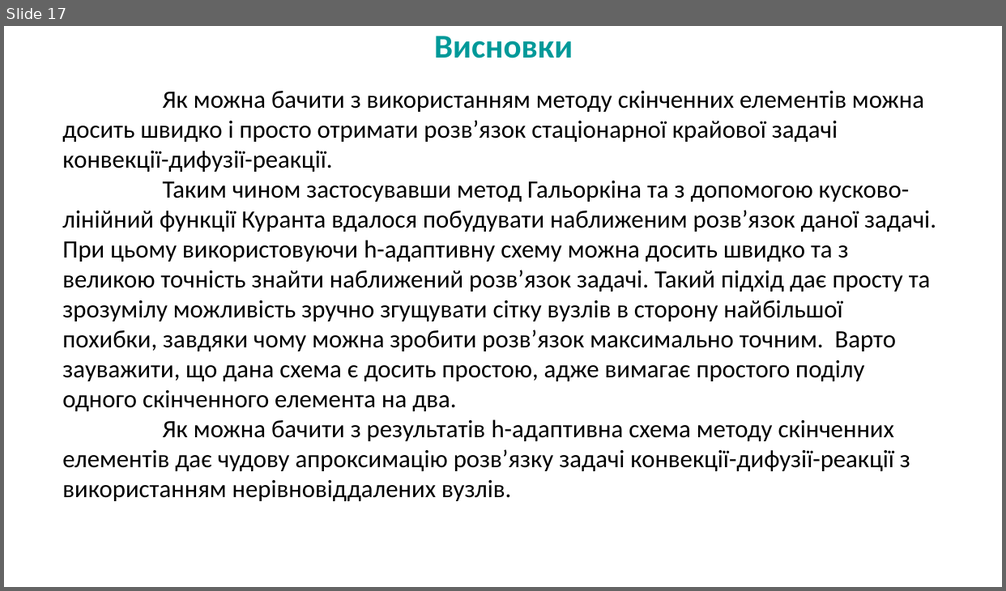
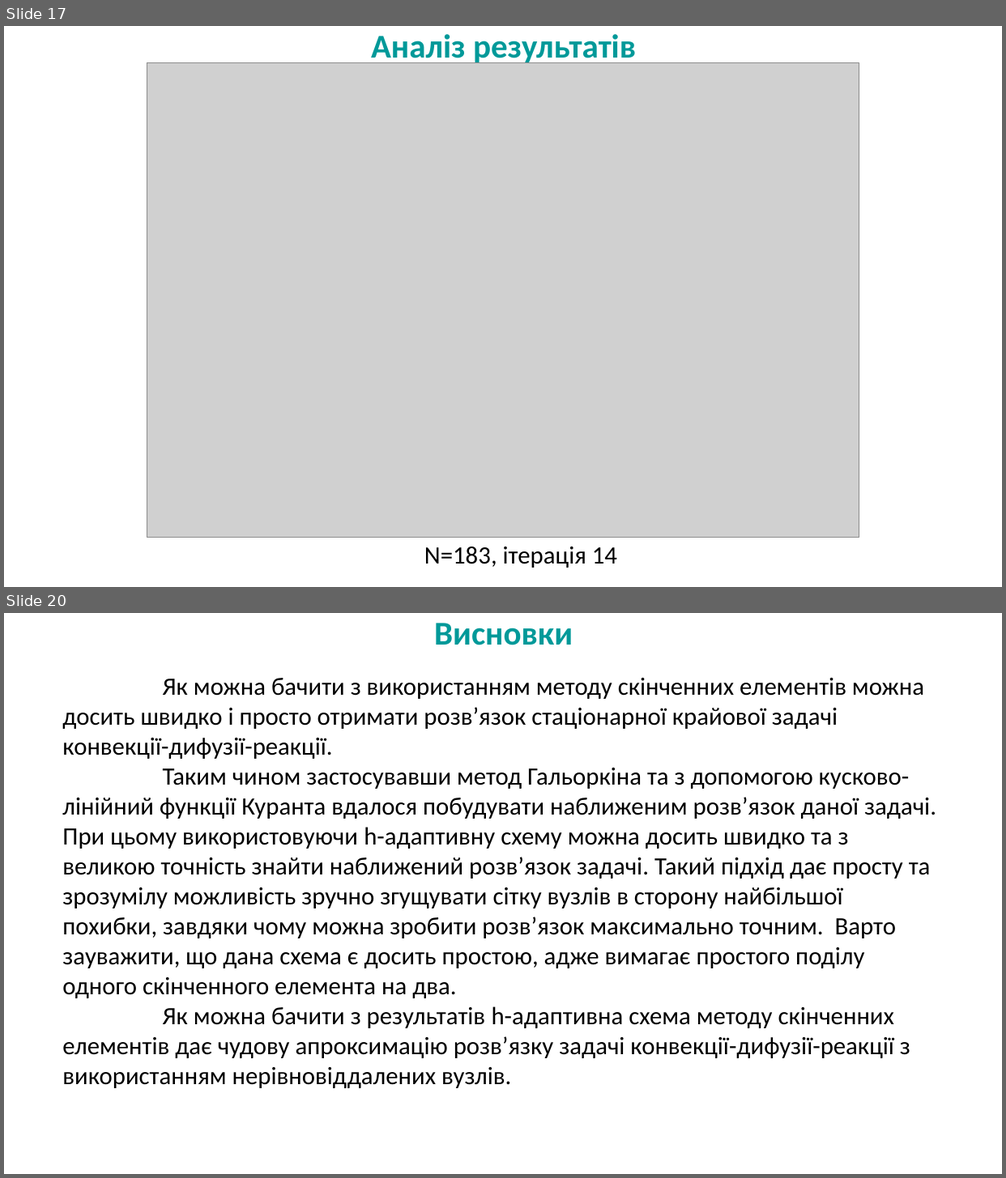
Before and after one commit to BohdanRomaniuk/AdaptiveFEM, a slide deck: docs/Романюк Богдан ПМі-53.pptx. Shown one above the other, each under a label of ours: slide 17 before the commit, slides 17 and 20 after it; the slides between them are not shown. The pictures are 1006x591 and 1006x1178 pixels, drawn with LibreOffice and Linux fonts; fonts in the diff are those of the drawing; grey boxes stand for pictures; background and template pictures are left out. Boxes give left, top, right and bottom in pixels: in the first picture for what was removed or moved away, otherwise in the second. Text is boxed around its words. In the diff, an @@ line names an element or a change of style, - is before the commit and + after.

```diff
--- a/docs/Романюк Богдан ПМі-53.pptx
+++ b/docs/Романюк Богдан ПМі-53.pptx
@@ slide 17 added at [4, 26, 1002, 587], background picture (left out) @@
@@ text added at [371, 34, 636, 66], 24 pt, text #009999, bold @@
+Аналіз результатів
@@ picture added at [147, 63, 859, 538] @@
@@ text added at [424, 547, 617, 568], 18 pt, text #000000 @@
+N=183, ітерація 14
@@ what was slide 17 is now slide 20 @@
```
Also in this commit, not shown: 6 slides changed, 2 other slides added, 6 other files.
